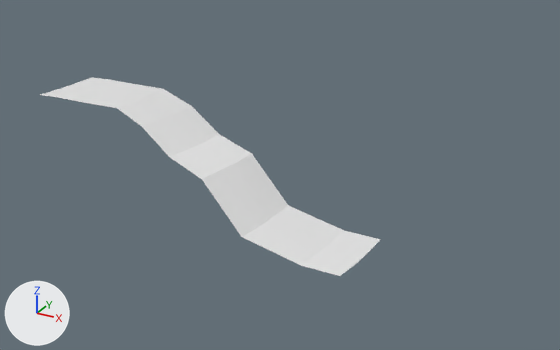
What one commit did to the COLLADA model Assets/Models/SurfaceForDistanceCalculation.dae.
Before and after are seen from a camera (50 mm lens) standing at (323.0, -370.0, 153.0) and looking at (122.0, -5.0, -29.0). The lights are fixed; the arrows at lower left show +X, +Y and +Z.
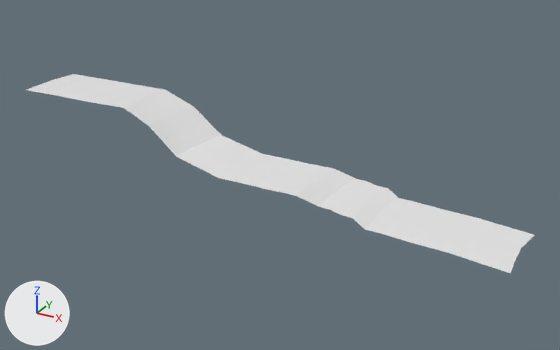
The change, as a diff of the scene's bpy script:
```diff
--- a/Assets/Models/SurfaceForDistanceCalculation.dae.py
+++ b/Assets/Models/SurfaceForDistanceCalculation.dae.py
@@ me_plane_008 @@
 # used by ob_plane_001; location = (0.0, 0.0, 0.0)
-me_plane_008.from_pydata(...)  # 40 vertices, 54 faces; spans x -43.0..188.0, y -55.0..29.0, z -53.0..0.0
+me_plane_008.from_pydata(...)  # 88 vertices, 126 faces; spans x -59.0..270.0, y -54.0..28.0, z -28.0..0.0
+# me_plane_008 part 1
+# 11 vertices are removed from x -43.0..188.0, y -55.0..29.0, z -53.0..0.0
+# 26 faces are deleted
+# 19 vertices move from x -40.0..188.0, y -55.0..25.0, z -53.0..0.0 to x -59.0..135.0, y -41.0..28.0, z -22.0..0.0
+# 37 vertices are added at x -59.0..270.0, y -40.0..25.0, z -28.0..0.0
+# 11 new vertices lie (1.0, -15.0, 0.0) away from vertices in x -59.0..237.0, y -35.0..-4.0, z -28.0..0.0
+# 5 new vertices lie (3.0, 17.0, 0.0) away from vertices in x 66.0..237.0, y -24.0..0.0, z -28.0..-21.0
+# 6 new vertices lie (1.0, -14.0, 0.0) away from vertices in x 151.0..267.0, y -40.0..-24.0, z -53.0..-22.0
+# 98 new faces join them
```

What differs and where, as boxes [x1, y1, x2, y2] in the pictures (560 x 350 px):
'Plane_001', reshaped (49% wider): before [40, 77, 381, 276]; after [27, 74, 534, 273]
